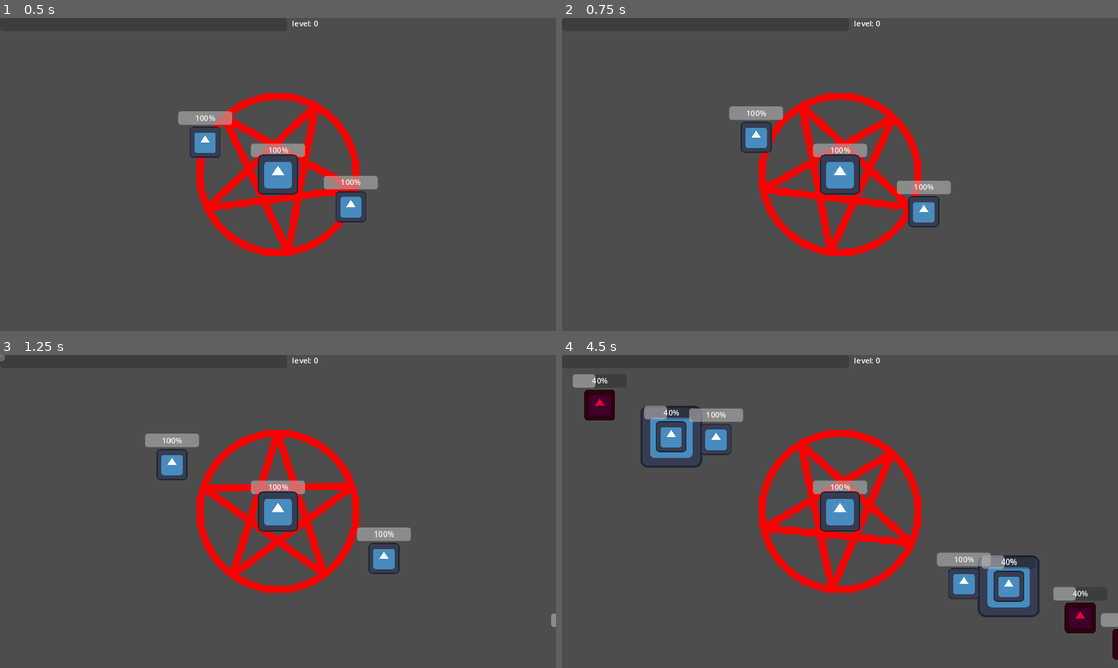
Above: before the commit, frames 1-4 (two rows, left to right).
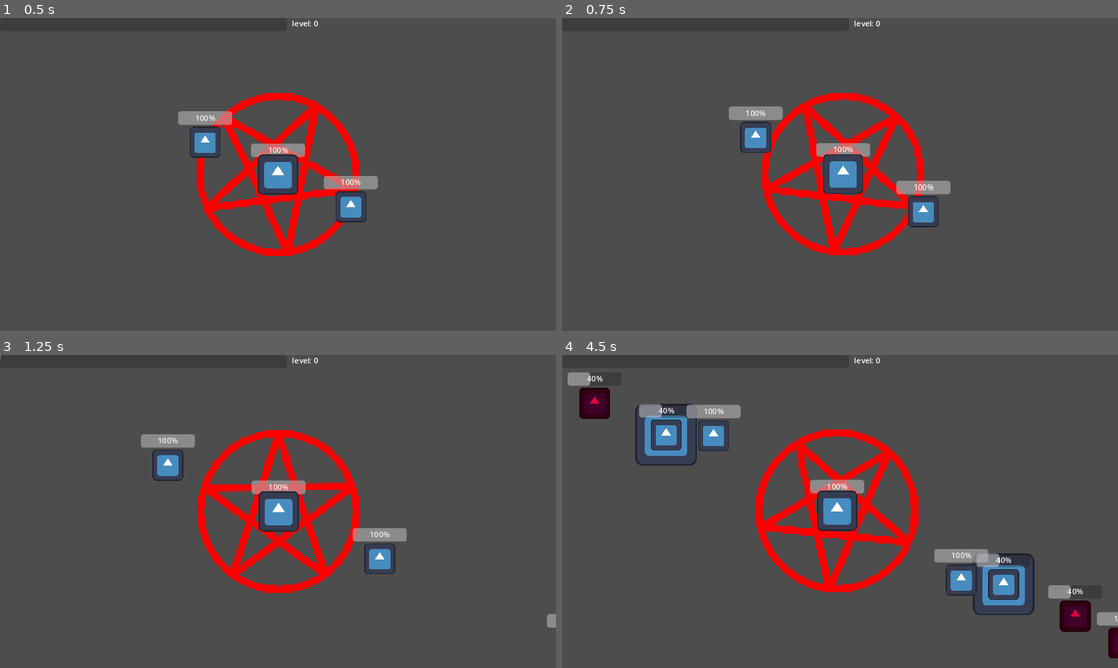
Above: after the commit, the same moments.

Repository: geekazodium/project-skeleton
Game: Godot game, scene res://scenes/game_scene.tscn
Two runs of this game, one before a commit and one after it. Both use one fixed random seed, a clock stepped at 60 frames per second and the inputs below. The engine's default icon, where the game draws it, is replaced by a stand-in: a white triangle on a blue panel in a dark square.
Inputs (mouse positions are in pixels of both pictures, inside the frame that each line leads up to):
- Up to frame 1 (0.5 s): no input
- Up to frame 2 (0.75 s): move the mouse to (962, 158) at 0.52 s; click (962, 158) at 0.67 s
- Up to frame 3 (1.25 s): no input
- Up to frame 4 (4.5 s): move the mouse to (728, 527) at 1.27 s; click (728, 527) at 1.42 s; move the mouse to (895, 442) at 2.02 s; click (895, 442) at 2.17 s; move the mouse to (812, 574) at 2.77 s; click (812, 574) at 2.92 s; move the mouse to (1006, 558) at 3.52 s; click (1006, 558) at 3.67 s; move the mouse to (673, 464) at 4.27 s; click (673, 464) at 4.42 s

Frame 1 is identical in both runs. In frame 2, 3.2% of the frame differs, in the area x 30-70%, y 24-76%; in frame 3, 1.6%; in frame 4, 7.7%, in the area x 1-100%, y 5-98%.

Commit message:
Added mouse movement support

Diff:
--- a/scripts/entities/user_controlled_movement.gd
+++ b/scripts/entities/user_controlled_movement.gd
@@ -18,4 +18,7 @@
 		Input.get_axis(move_left_action,move_right_action),
 		Input.get_axis(move_up_action,move_down_action));
 
+	if direction == Vector2.ZERO && Input.is_mouse_button_pressed(MOUSE_BUTTON_LEFT):
+		direction = entity_body.get_local_mouse_position();
+
 	self.entity_body.move_in_direction(direction.normalized());
